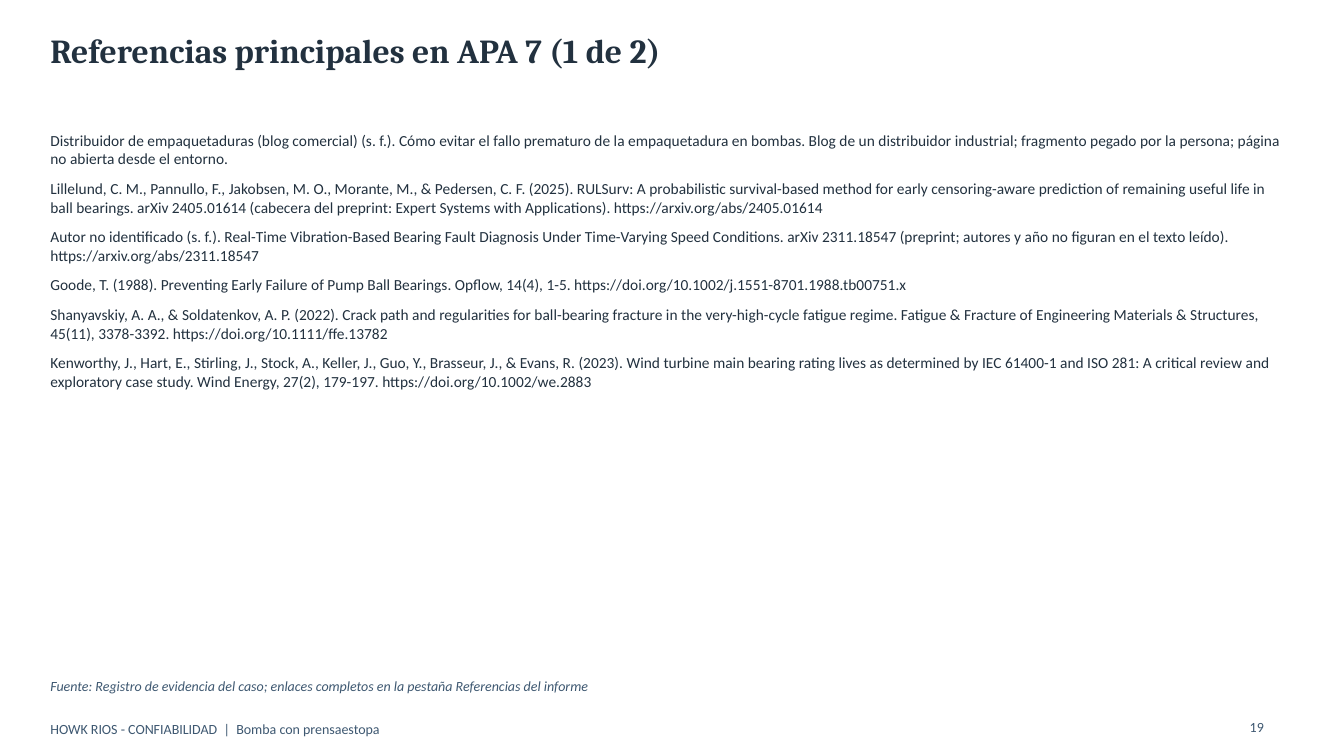
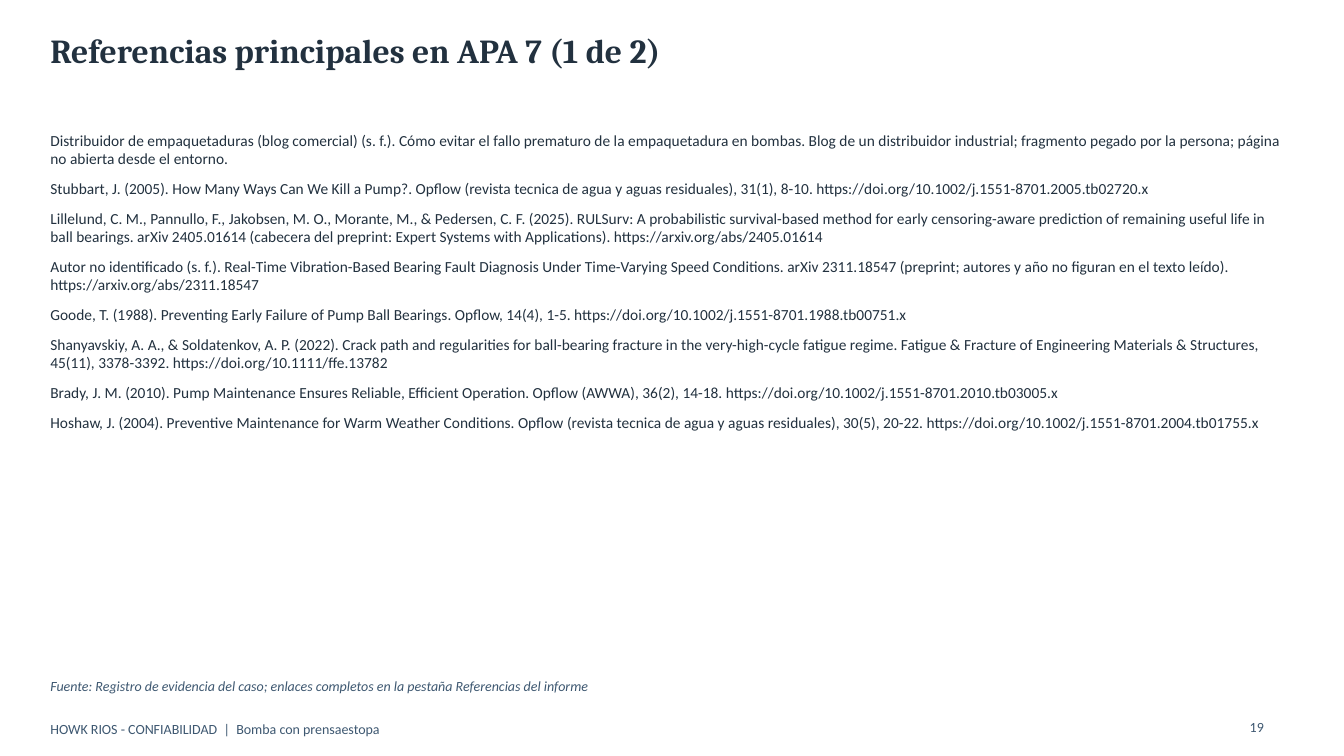
Before and after one commit to howkrios-65/clima-lima, a slide deck: slide 19 of docs/entregables/presentacion_bomba_prensaestopa.pptx. Drawn at 1344x756 pixels with LibreOffice and Linux fonts; fonts in the diff are those of the drawing. Boxes give left, top, right and bottom in pixels: in the first picture for what was removed or moved away, otherwise in the second. Text is boxed around its words. In the diff, an @@ line names an element or a change of style, - is before the commit and + after.

```diff
--- a/docs/entregables/presentacion_bomba_prensaestopa.pptx
+++ b/docs/entregables/presentacion_bomba_prensaestopa.pptx
@@ text at [50, 183, 1148, 197]: paragraph added @@
+Stubbart, J. (2005). How Many Ways Can We Kill a Pump?. Opflow (revista tecnica de agua y aguas residuales), 31(1), 8-10. https://doi.org/10.1002/j.1551-8701.2005.tb02720.x
@@ text at [50, 387, 1259, 431]: text changed @@
-Kenworthy, J., Hart, E., Stirling, J., Stock, A., Keller, J., Guo, Y., Brasseur, J., & Evans, R. (2023). Wind turbine main bearing rating lives as determined by IEC 61400-1 and ISO 281: A critical review and exploratory case study. Wind Energy, 27(2), 179-197. https://doi.org/10.1002/we.2883
+Brady, J. M. (2010). Pump Maintenance Ensures Reliable, Efficient Operation. Opflow (AWWA), 36(2), 14-18. https://doi.org/10.1002/j.1551-8701.2010.tb03005.x
+Hoshaw, J. (2004). Preventive Maintenance for Warm Weather Conditions. Opflow (revista tecnica de agua y aguas residuales), 30(5), 20-22. https://doi.org/10.1002/j.1551-8701.2004.tb01755.x
```
Also in this commit, not shown: 9 other slides changed, 15 other files.
